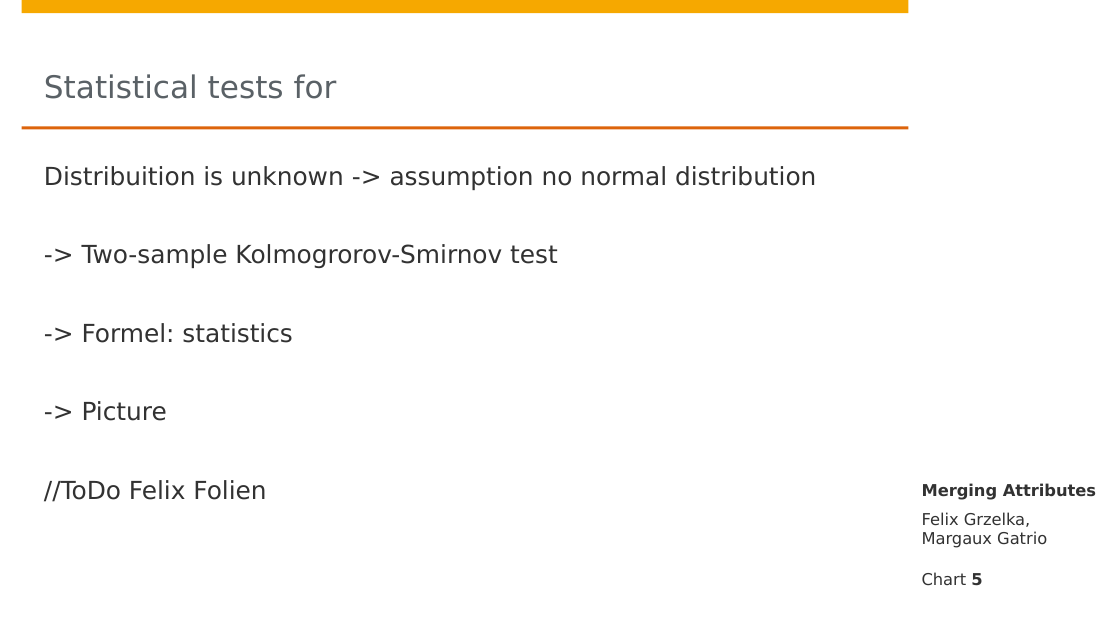
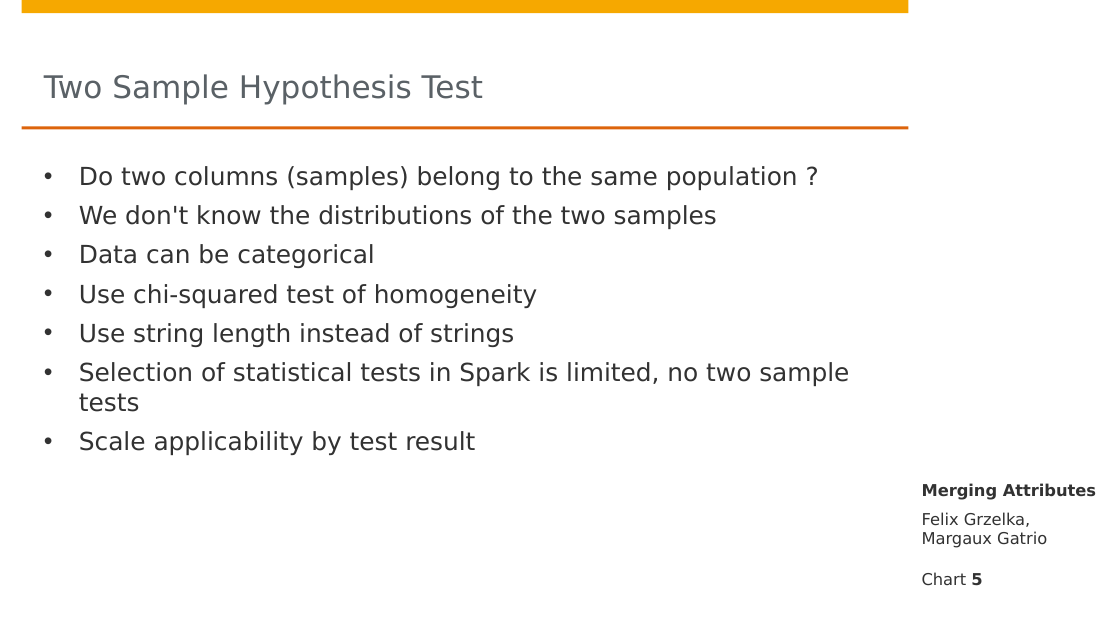
Before and after one commit to lanchiang/data-knoller, a slide deck: slide 5 of Grand_Präsi_2.0.pptx. Drawn at 1120x630 pixels with LibreOffice and Linux fonts; fonts in the diff are those of the drawing; background and template pictures are left out. Boxes give left, top, right and bottom in pixels: in the first picture for what was removed or moved away, otherwise in the second. Text is boxed around its words. In the diff, an @@ line names an element or a change of style, - is before the commit and + after.

Commit message:
add my slide

```diff
--- a/Grand_Präsi_2.0.pptx
+++ b/Grand_Präsi_2.0.pptx
@@ title at (44, 74, 483, 105): text changed @@
-Statistical tests for
+Two Sample Hypothesis Test
@@ text at (79, 166, 849, 455): text changed @@
-Distribuition is unknown -> assumption no normal distribution
--> Two-sample Kolmogrorov-Smirnov test
--> Formel: statistics
--> Picture
-//ToDo Felix Folien
+• Do two columns (samples) belong to the same population ?
+• We don't know the distributions of the two samples
+• Data can be categorical
+• Use chi-squared test of homogeneity
+• Use string length instead of strings
+• Selection of statistical tests in Spark is limited, no two sample tests
+• Scale applicability by test result
```
